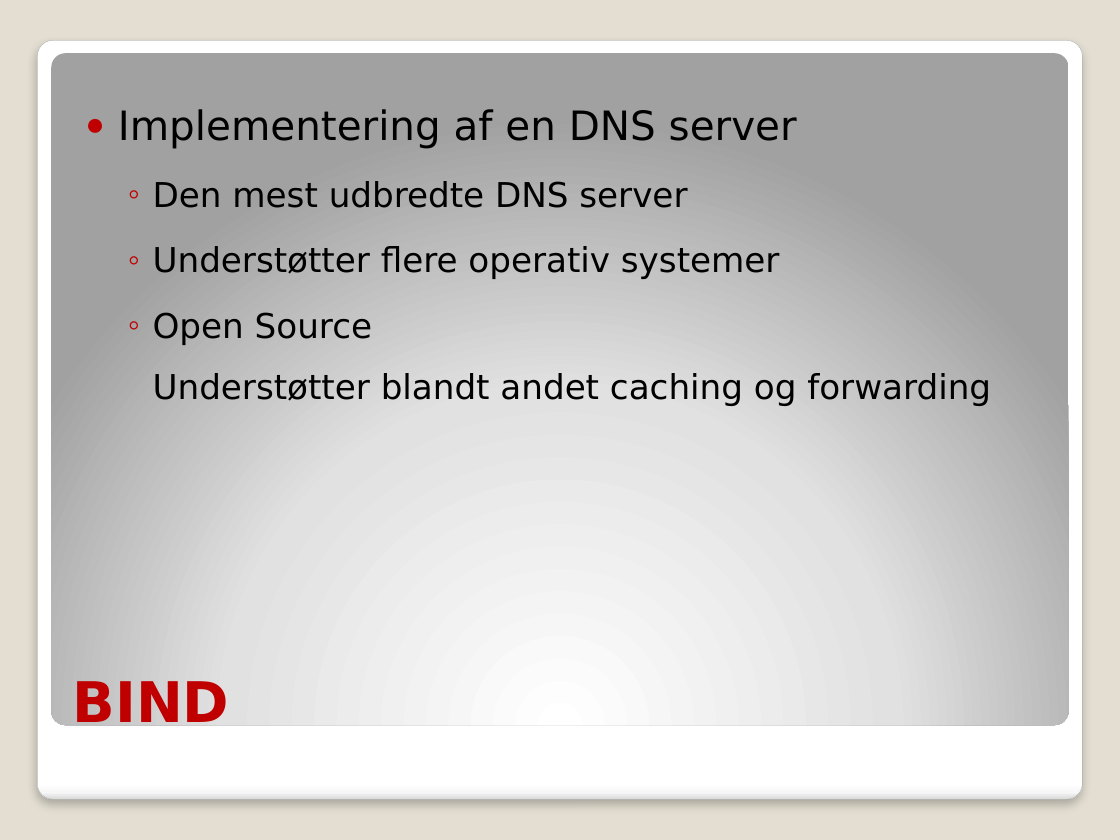
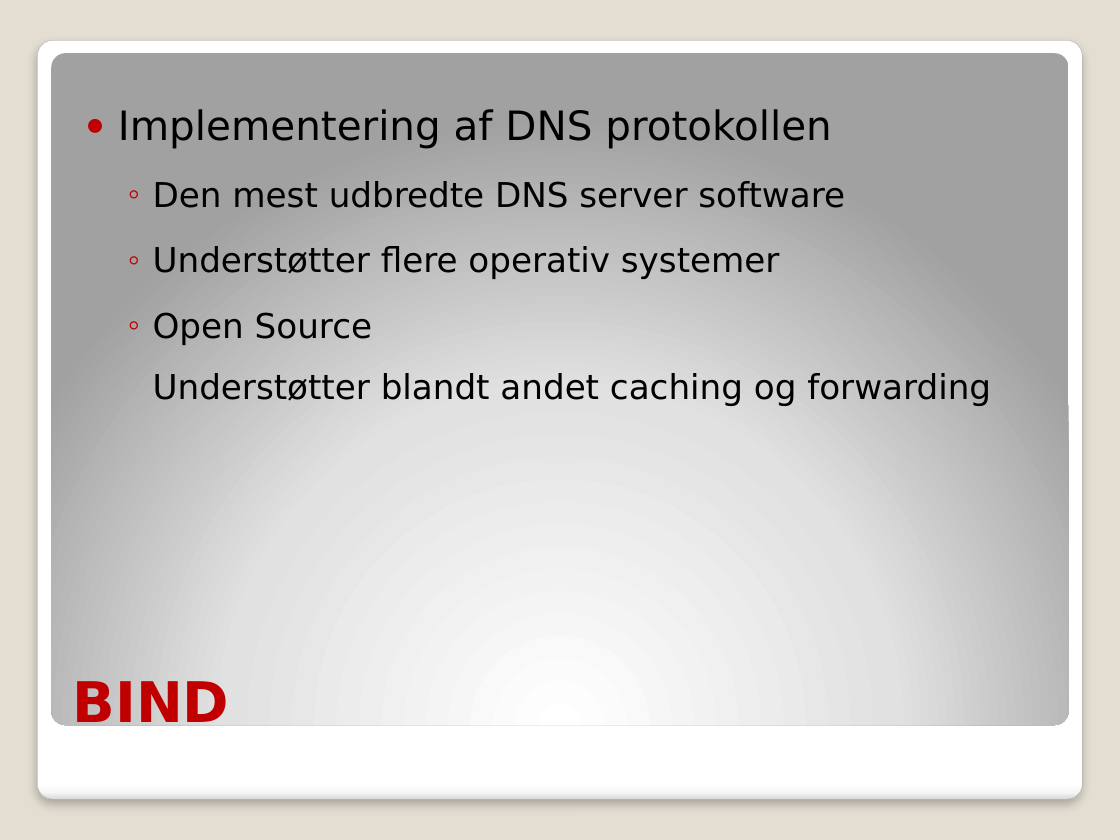
Before and after one commit to ITONK/KNOTI, a slide deck: slide 14 of Afleveringer/Eksamen/Domain Name System.pptx. Drawn at 1120x840 pixels with LibreOffice and Linux fonts; fonts in the diff are those of the drawing. Boxes give left, top, right and bottom in pixels: in the first picture for what was removed or moved away, otherwise in the second. Text is boxed around its words. In the diff, an @@ line names an element or a change of style, - is before the commit and + after.

```diff
--- a/Afleveringer/Eksamen/Domain Name System.pptx
+++ b/Afleveringer/Eksamen/Domain Name System.pptx
@@ text at <box>118,109,845,208</box>: text changed; size 26 to 22 pt @@
-● Implementering af en DNS server
-  ◦ Den mest udbredte DNS server
+● Implementering af DNS protokollen
+  ◦ Den mest udbredte DNS server software
```
Also in this commit, not shown: 3 other slides changed.
